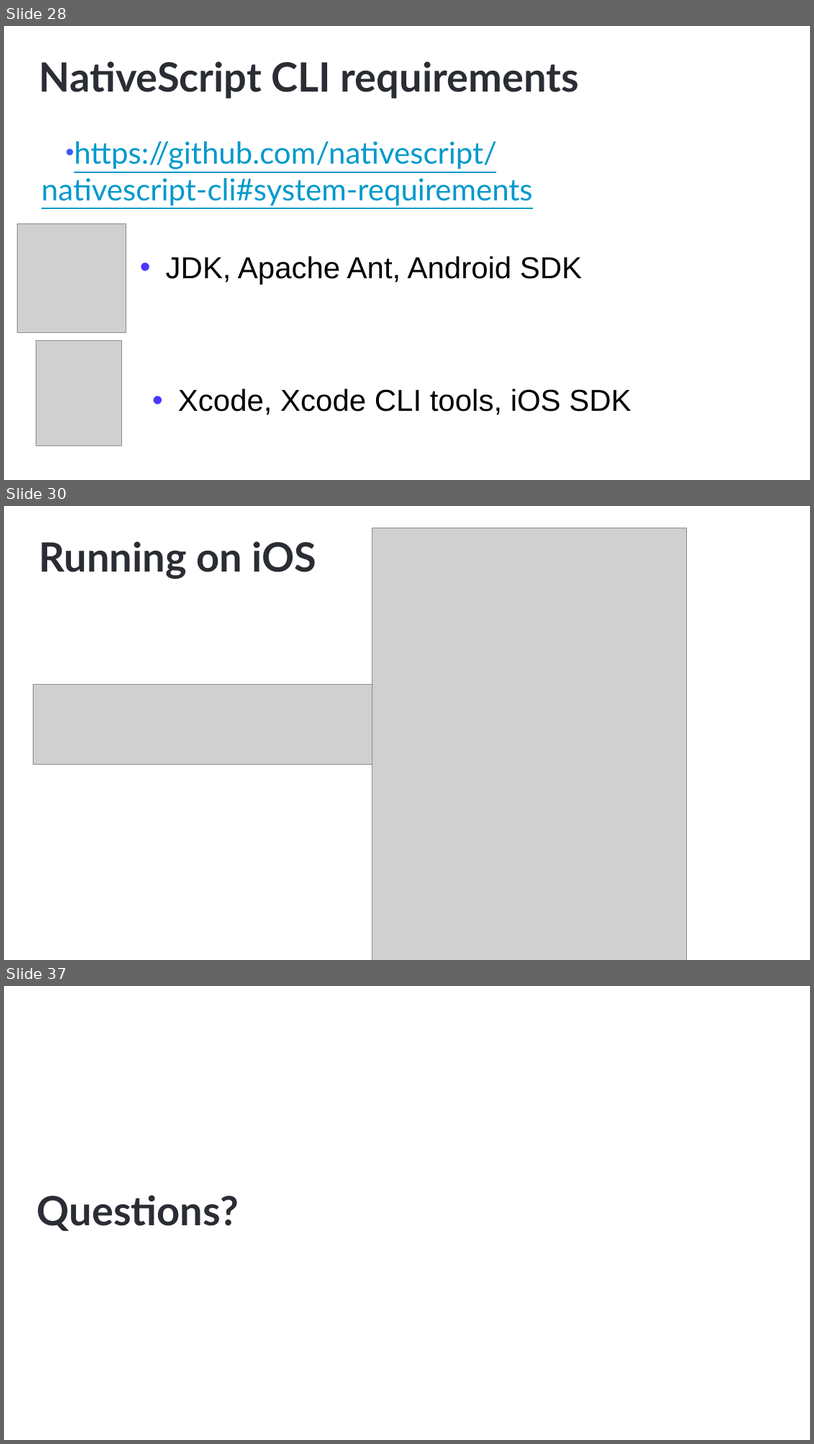
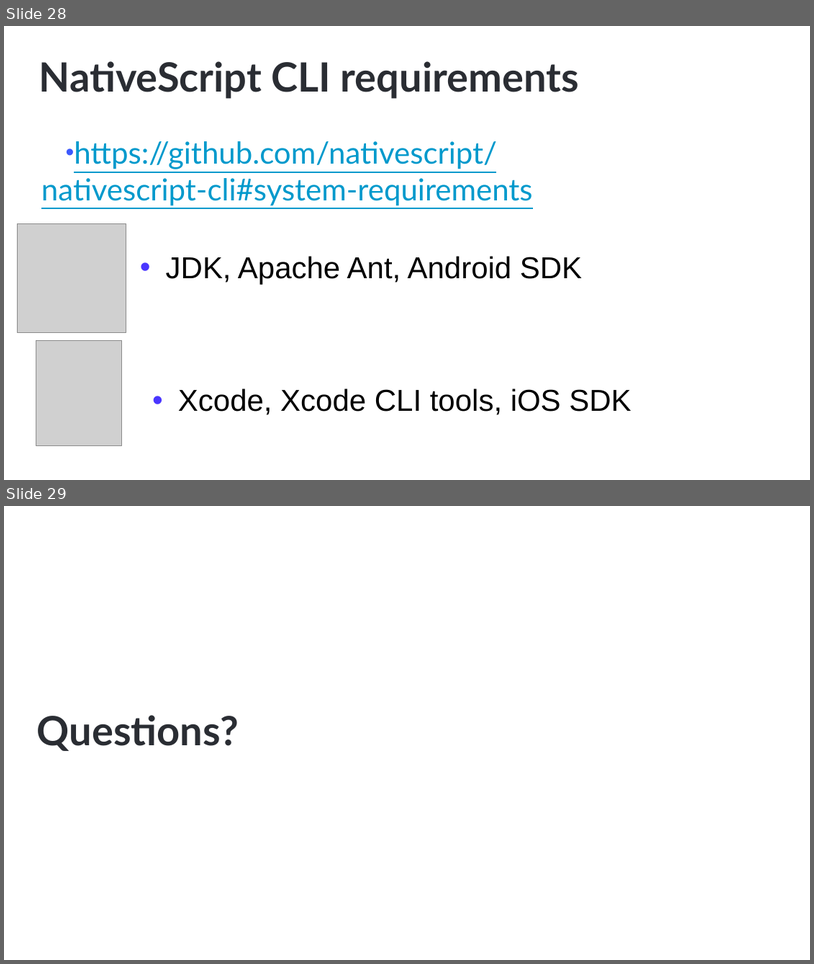
Before and after one commit to NativeScript/NativeScript-NEXT-Workshop, a slide deck: slides/1-Intro/intro.pptx. Shown one above the other, each under a label of ours: slides 28, 30 and 37 before the commit, slides 28 and 29 after it; the slides between them are not shown. The pictures are 814x1444 and 814x964 pixels, drawn with LibreOffice and Linux fonts; fonts in the diff are those of the drawing; grey boxes stand for pictures; background and template pictures are left out. Boxes give left, top, right and bottom in pixels: in the first picture for what was removed or moved away, otherwise in the second. Text is boxed around its words. In the diff, an @@ line names an element or a change of style, - is before the commit and + after.

```diff
--- a/slides/1-Intro/intro.pptx
+++ b/slides/1-Intro/intro.pptx
@@ slide 30 removed at <box>4,506,810,960</box>, background #FFFFFF @@
@@ title removed at <box>39,541,316,579</box> @@
-Running on iOS
@@ picture removed at <box>373,528,687,960</box> @@
@@ picture removed at <box>33,685,373,764</box> @@
@@ what was slide 37 is now slide 29 @@
```
Also in this commit, not shown: 2 slides changed, 7 other slides removed, 1 other file.
